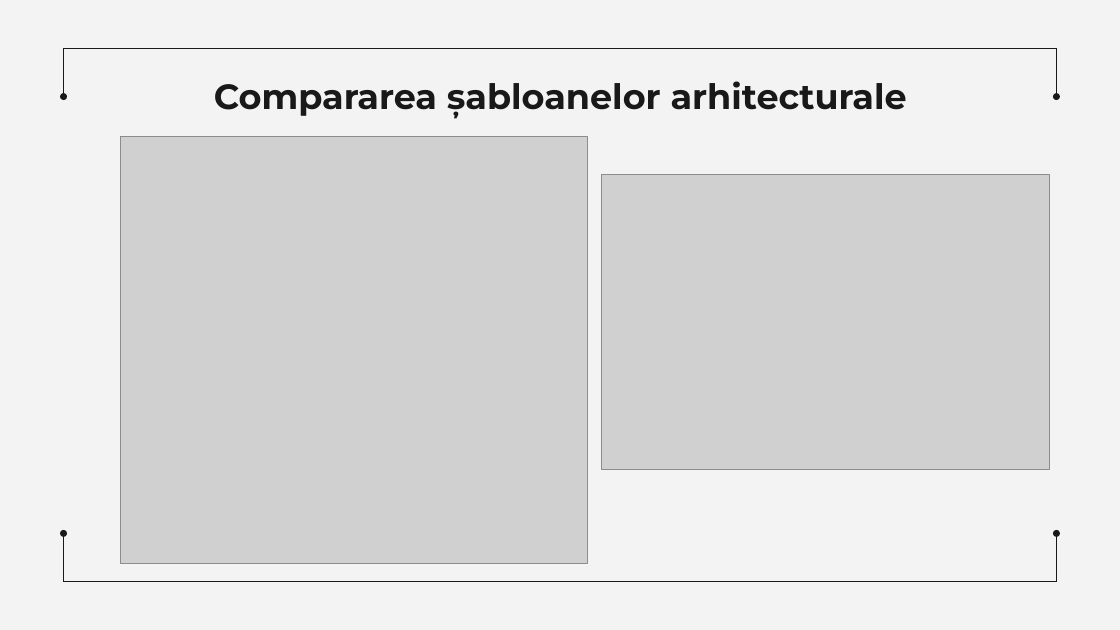
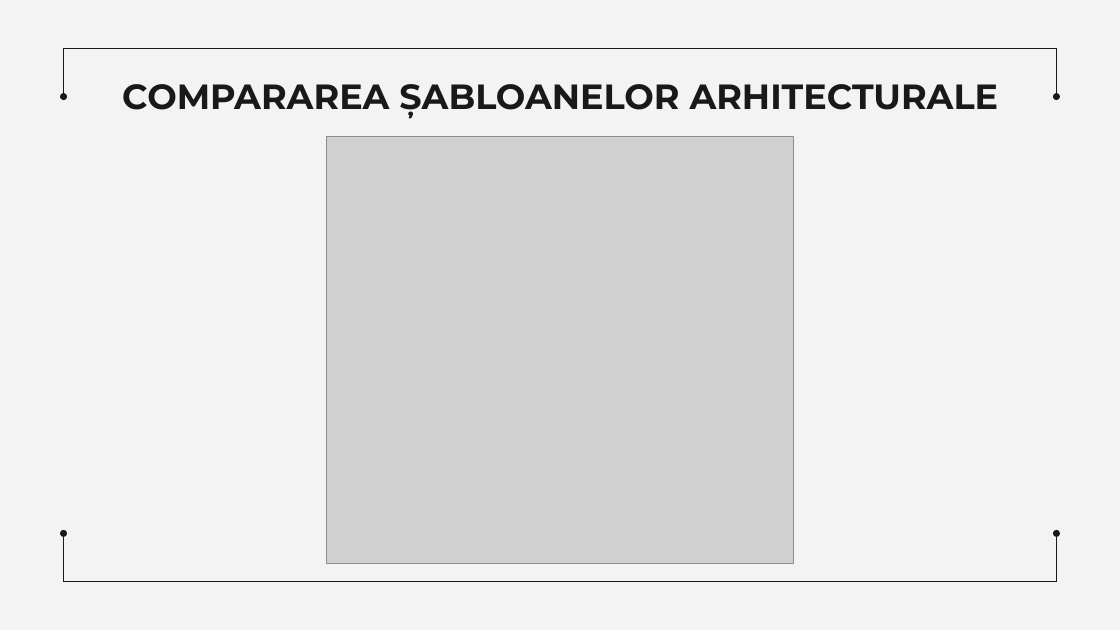
Before and after one commit to DoroganVadim/Teza-de-licenta, a slide deck: slide 10 of Dorogan_Vadim_Teză_de_Licență(prezentare).pptx. Drawn at 1120x630 pixels with LibreOffice and Linux fonts; fonts in the diff are those of the drawing; grey boxes stand for pictures. Boxes give left, top, right and bottom in pixels: in the first picture for what was removed or moved away, otherwise in the second. Text is boxed around its words. In the diff, an @@ line names an element or a change of style, - is before the commit and + after.

```diff
--- a/Dorogan_Vadim_Teză_de_Licență(prezentare).pptx
+++ b/Dorogan_Vadim_Teză_de_Licență(prezentare).pptx
@@ title at <box>122,84,999,118</box>: text changed @@
-Compararea șabloanelor arhitecturale
+COMPARAREA ȘABLOANELOR ARHITECTURALE
@@ picture: place and size @@
-picture at <box>120,136,587,564</box>
+picture at <box>327,136,794,564</box>
@@ picture removed at <box>602,175,1049,470</box> @@
```
Also in this commit, not shown: 10 other slides changed, 1 slide added, 1 slide removed, 30 other files.
